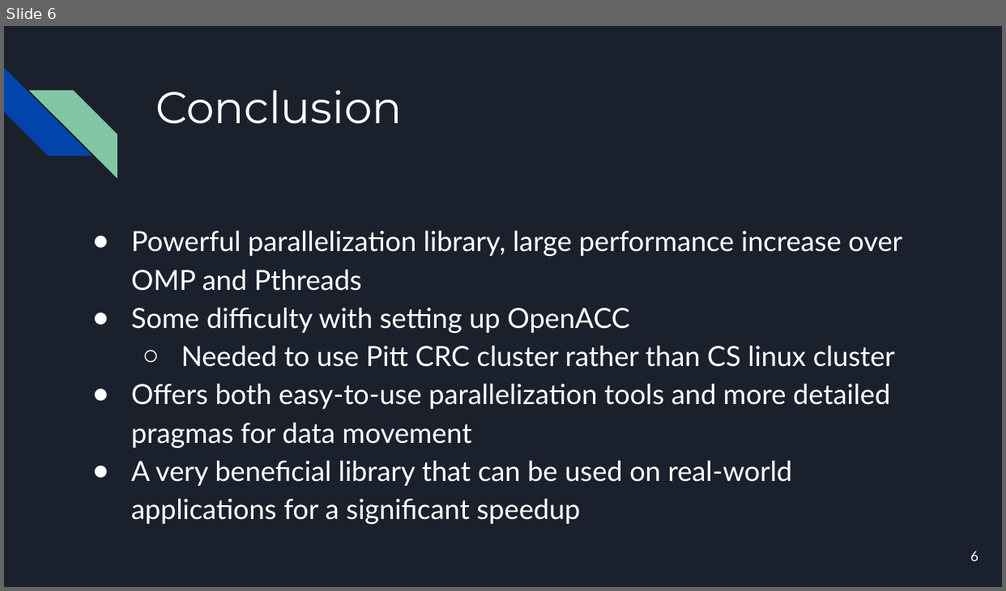
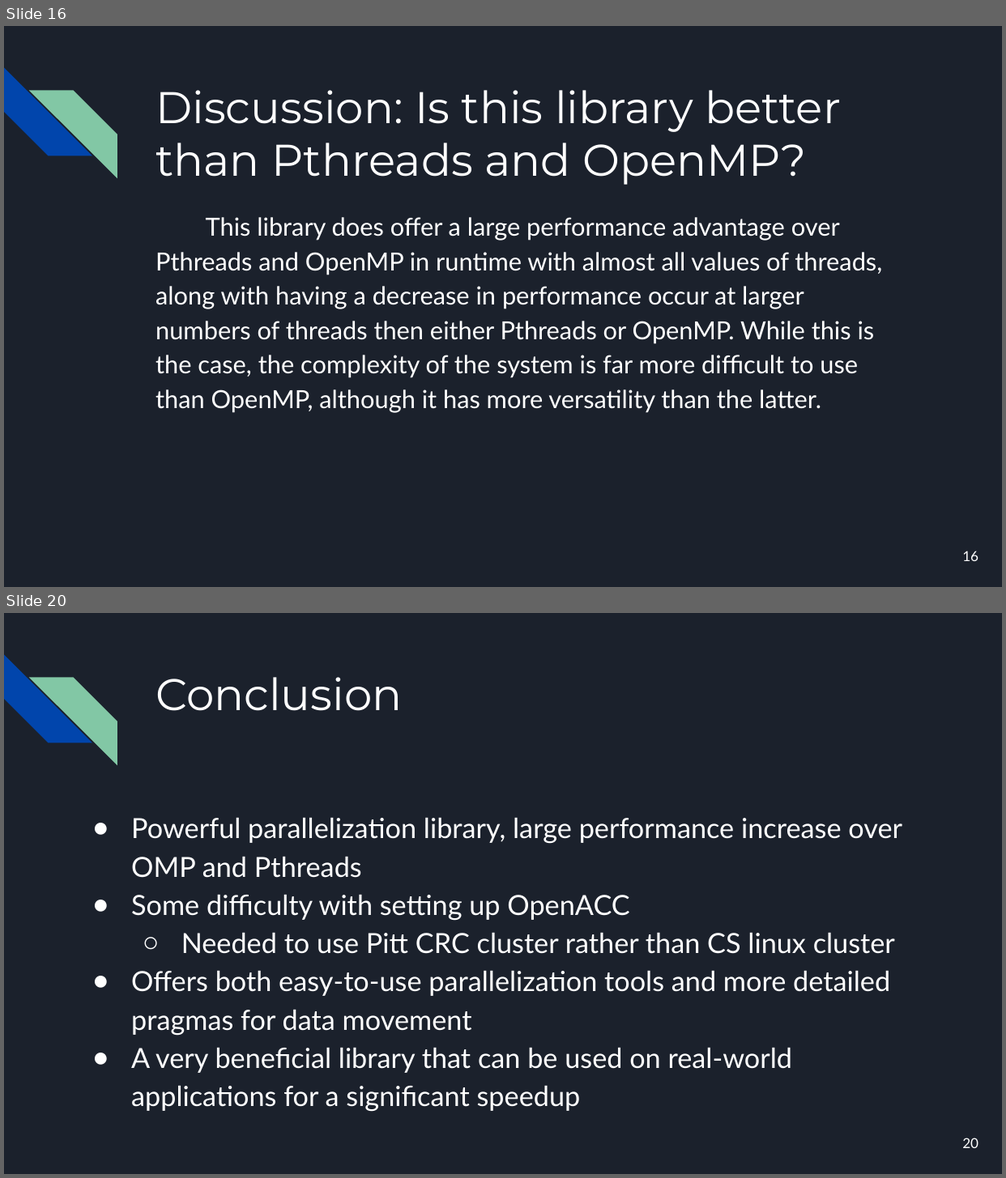
Before and after one commit to Jack-Ansley/1645Project, a slide deck: project.pptx. Shown one above the other, each under a label of ours: slide 6 before the commit, slides 16 and 20 after it; the slides between them are not shown. The pictures are 1006x591 and 1006x1178 pixels, drawn with LibreOffice and Linux fonts; fonts in the diff are those of the drawing. Boxes give left, top, right and bottom in pixels: in the first picture for what was removed or moved away, otherwise in the second. Text is boxed around its words. In the diff, an @@ line names an element or a change of style, - is before the commit and + after.

```diff
--- a/project.pptx
+++ b/project.pptx
@@ slide 16 added at (x1=4, y1=26, x2=1002, y2=587), background #1B212C; not listed: 2 template elements that a slide beside it also shows @@
@@ title added at (x1=155, y1=90, x2=841, y2=185), 32 pt, text #FFFFFF @@
+Discussion: Is this library better than Pthreads and OpenMP?
@@ text added at (x1=155, y1=217, x2=882, y2=413), 18 pt, text #FFFFFF @@
+This library does offer a large performance advantage over Pthreads and OpenMP in runtime with almost all values of threads, along with having a decrease in performance occur at larger numbers of threads then either Pthreads or OpenMP. While this is the case, the complexity of the system is far more difficult to use than OpenMP, although it has more versatility than the latter.
@@ page number added at (x1=962, y1=551, x2=978, y2=561), 10 pt, text #FFFFFF @@
+16
@@ what was slide 6 is now slide 20 @@
@@ page number at (x1=962, y1=1138, x2=978, y2=1148): text changed @@
-6
+20
```
Also in this commit, not shown: 3 slides changed, 13 other slides added.
